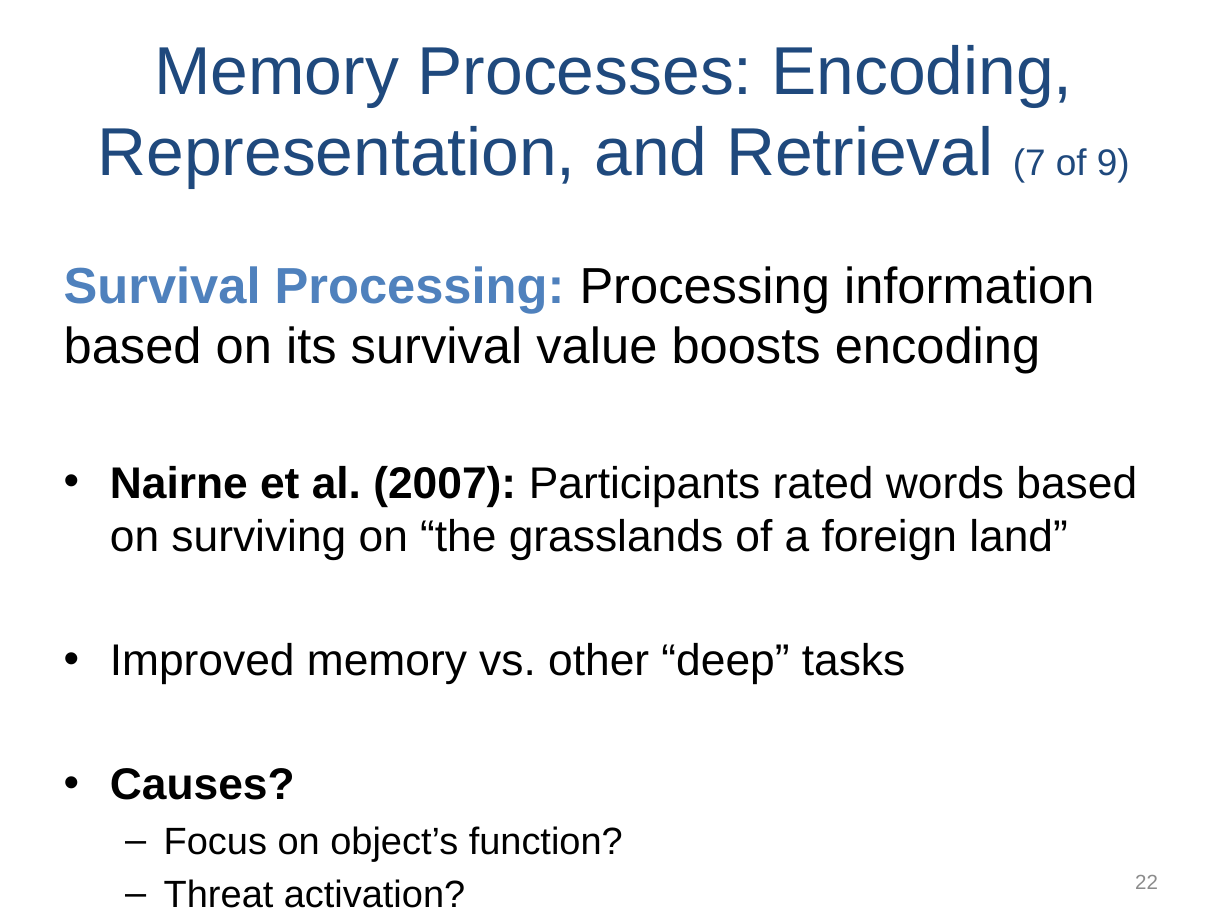
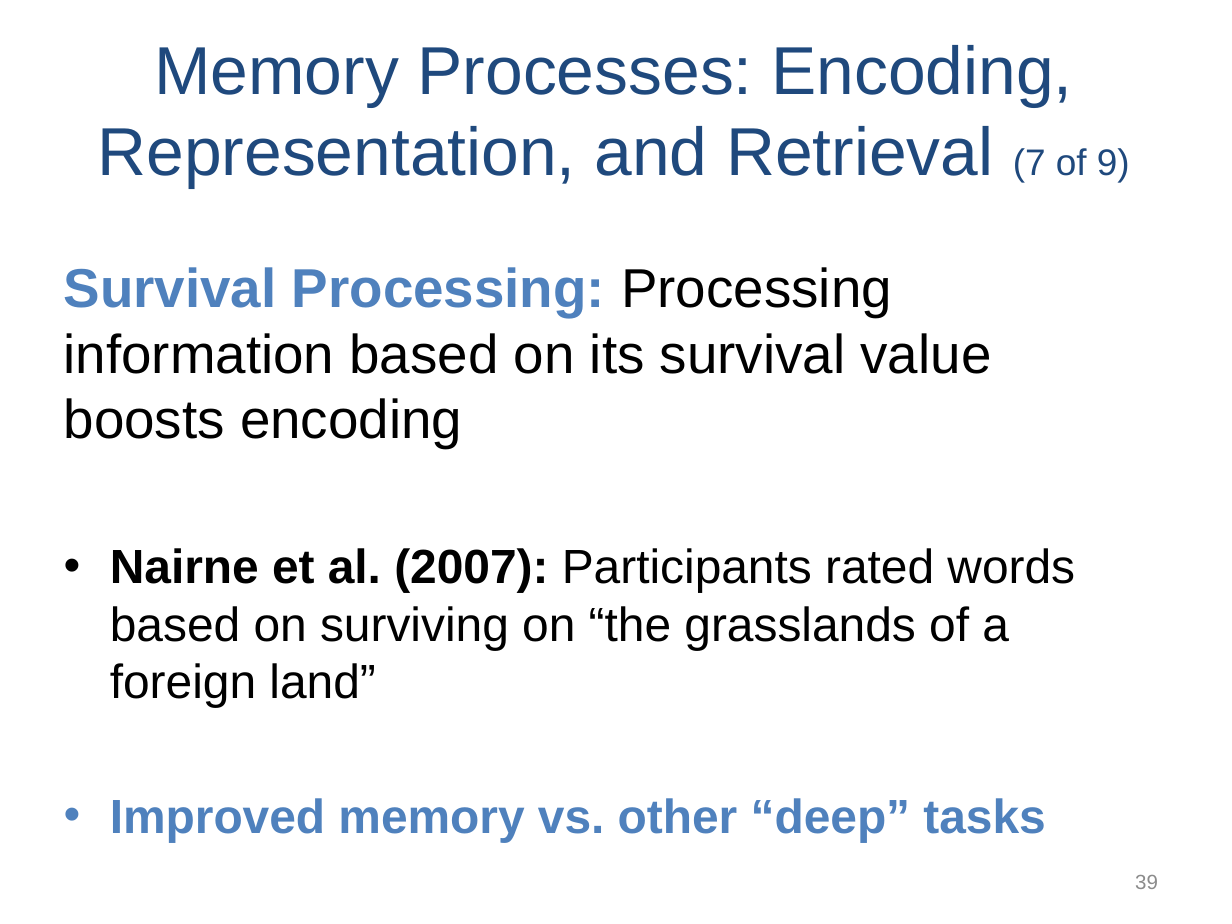
Before and after one commit to npm27/Teaching-Materials, a slide deck: slide 39 of Memory/Slides/Chapter 4.PPTX (slide 22 before the commit). Drawn at 1232x924 pixels with LibreOffice and Linux fonts; fonts in the diff are those of the drawing. Boxes give left, top, right and bottom in pixels: in the first picture for what was removed or moved away, otherwise in the second. Text is boxed around its words. In the diff, an @@ line names an element or a change of style, - is before the commit and + after.

```diff
--- a/Memory/Slides/Chapter 4.PPTX
+++ b/Memory/Slides/Chapter 4.PPTX
@@ text "Survival Processing: Processing information based ..." at (64,267,1075,842): size 29.6 to 32 pt in "Survival Processing: Processing information based on its ..."; size 25.9 to 28 pt in "Nairne et al. (2007): Participants rated words ...", "Improved memory vs. other “deep” tasks"; text colour #000000 to #4F81BD, bold on in "Improved memory vs. other “deep” tasks" @@
@@ text at (110,768,623,861): paragraphs removed @@
-• Causes?
-  – Focus on object’s function?
-  – Threat activation?
@@ page number at (1135,875,1158,889): text changed @@
-22
+39
```
Also in this commit, not shown: 12 other slides changed, 25 slides added.
